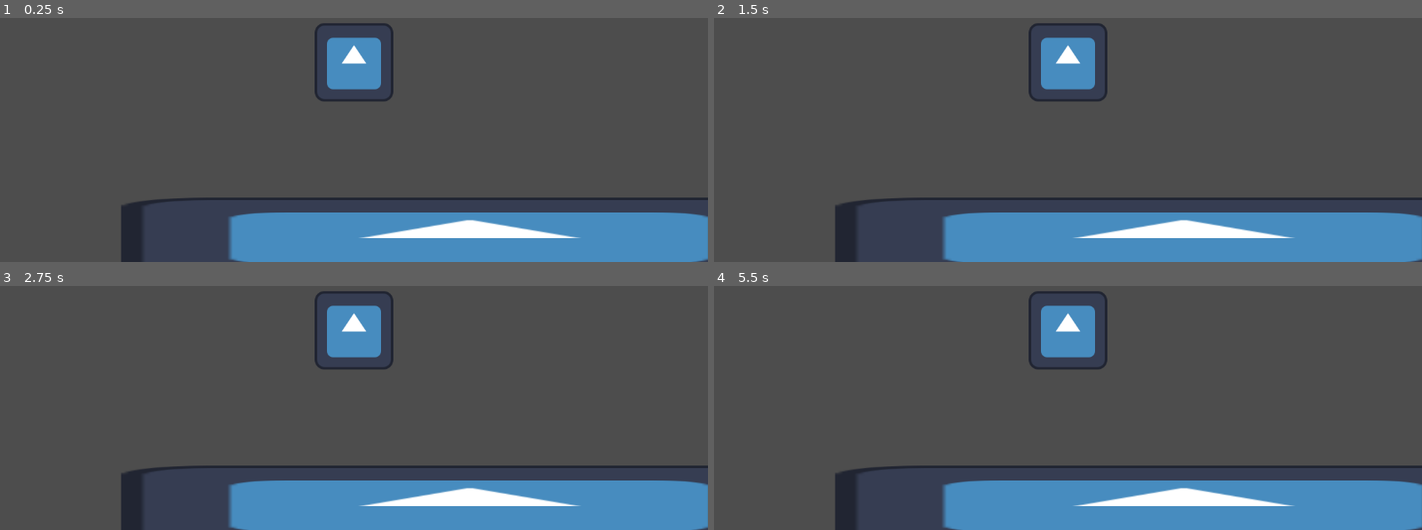
Above: before the commit, frames 1-4 (two rows, left to right).
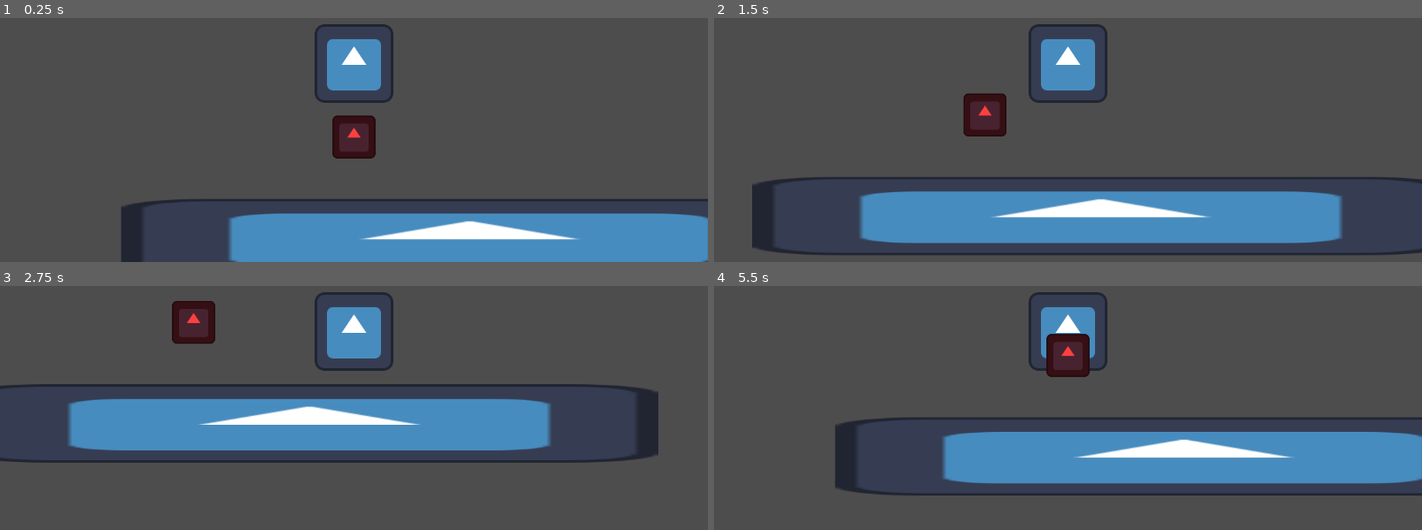
Above: after the commit, the same moments.

Repository: cadiguni/ki-adventure
Game: Godot game, scene res://scenes/main.tscn
Two runs of this game, one before a commit and one after it. Both use one fixed random seed, a clock stepped at 60 frames per second and the inputs below. The engine's default icon, where the game draws it, is replaced by a stand-in: a white triangle on a blue panel in a dark square.
Inputs:
- Up to frame 1 (0.25 s): no input
- Up to frame 2 (1.5 s): tap Enter at 0.5 s; hold Right (ui_right) 0.53-1.28 s; tap Z (attack) at 0.6, 1.35 s; hold Down (ui_down) from 1.28 s (still down)
- Up to frame 3 (2.75 s): release Down (ui_down) at 2.03 s; hold Right (ui_right) from 2.03 s (still down); tap Z (attack) at 2.1 s
- Up to frame 4 (5.5 s): release Right (ui_right) at 2.78 s; hold Up (ui_up) 2.78-3.53 s; tap Z (attack) every 0.75 s from 2.85 to 5.1 s; hold Left (ui_left) 3.53-5.03 s; hold Down (ui_down) from 5.03 s (still down)

The runs differ from the first frame. In frame 1, 3.1% of the frame differs, in the area x 18-100%, y 2-100%; in frame 2, 20%; in frame 3, 34%, in the area x 0-100%, y 2-100%; in frame 4, 30%.

Commit message:
feat: add basic enemy and player attack mechanics

Diff:
--- /dev/null
+++ b/scenes/enemies/basic_enemy.tscn
@@ -0,0 +1,18 @@
+[gd_scene load_steps=4 format=3]
+
+[ext_resource type="Script" path="res://scripts/enemies/basic_enemy.gd" id="1_enemy_script"]
+[ext_resource type="Texture2D" uid="uid://c0m2m3ht1x2a3" path="res://icon.svg" id="2_icon"]
+
+[sub_resource type="RectangleShape2D" id="RectangleShape2D_enemy"]
+size = Vector2(72, 72)
+
+[node name="BasicEnemy" type="Area2D"]
+script = ExtResource("1_enemy_script")
+
+[node name="Sprite2D" type="Sprite2D" parent="."]
+scale = Vector2(0.55, 0.55)
+modulate = Color(1, 0.25, 0.25, 1)
+texture = ExtResource("2_icon")
+
+[node name="CollisionShape2D" type="CollisionShape2D" parent="."]
+shape = SubResource("RectangleShape2D_enemy")
--- a/scenes/main.tscn
+++ b/scenes/main.tscn
@@ -2,6 +2,7 @@
 
 [ext_resource type="PackedScene" uid="uid://d2sf1ks3un5ha" path="res://scenes/player/Player.tscn" id="2_0wfyh"]
 [ext_resource type="Texture2D" uid="uid://c0m2m3ht1x2a3" path="res://icon.svg" id="2_epypp"]
+[ext_resource type="PackedScene" path="res://scenes/enemies/basic_enemy.tscn" id="3_enemy"]
 
 [sub_resource type="RectangleShape2D" id="RectangleShape2D_q6r6c"]
 size = Vector2(1125, 113.5)
@@ -20,4 +21,7 @@
 shape = SubResource("RectangleShape2D_q6r6c")
 
 [node name="Player" parent="." unique_id=1150915091 instance=ExtResource("2_0wfyh")]
-position = Vector2(30, 56)
+position = Vector2(384, 285)
+
+[node name="BasicEnemy" parent="." unique_id=1139103355 instance=ExtResource("3_enemy")]
+position = Vector2(384, 405)
--- a/scenes/player/Player.tscn
+++ b/scenes/player/Player.tscn
@@ -1,24 +1,30 @@
-[gd_scene format=3 uid="uid://d2sf1ks3un5ha"]
+[gd_scene load_steps=5 format=3 uid="uid://d2sf1ks3un5ha"]
 
-[ext_resource type="Script" uid="uid://bgywa1jh6w6lk" path="res://scenes/player/character_body_2d.gd" id="1_v6fml"]
+[ext_resource type="Script" path="res://scripts/player/player.gd" id="1_v6fml"]
 [ext_resource type="Texture2D" uid="uid://c0m2m3ht1x2a3" path="res://icon.svg" id="2_3li8b"]
 
 [sub_resource type="RectangleShape2D" id="RectangleShape2D_0hol4"]
 size = Vector2(126, 127)
 
+[sub_resource type="RectangleShape2D" id="RectangleShape2D_attack"]
+size = Vector2(80, 64)
+
 [node name="Node2D" type="Node2D" unique_id=1978040949]
 
 [node name="CharacterBody2D" type="CharacterBody2D" parent="." unique_id=1136498247]
-position = Vector2(212, 137)
 script = ExtResource("1_v6fml")
 
 [node name="AnimatedSprite2D" type="Sprite2D" parent="CharacterBody2D" unique_id=411851511]
-position = Vector2(142, 92)
 texture = ExtResource("2_3li8b")
 
 [node name="CollisionShape2D" type="CollisionShape2D" parent="CharacterBody2D" unique_id=1773088853]
-position = Vector2(142, 92)
 shape = SubResource("RectangleShape2D_0hol4")
 
 [node name="Camera2D" type="Camera2D" parent="CharacterBody2D" unique_id=1287809078]
-position = Vector2(142, 94)
+
+[node name="AttackArea" type="Area2D" parent="CharacterBody2D"]
+monitoring = false
+
+[node name="CollisionShape2D" type="CollisionShape2D" parent="CharacterBody2D/AttackArea"]
+shape = SubResource("RectangleShape2D_attack")
+disabled = true
--- a/scenes/player/character_body_2d.gd
+++ /dev/null
@@ -1,14 +0,0 @@
-extends CharacterBody2D
-
-@export var speed: float = 180.0
-
-func _physics_process(delta):
-	var direction = Vector2.ZERO
-
-	direction.x = Input.get_action_strength("move_right") - Input.get_action_strength("move_left")
-	direction.y = Input.get_action_strength("move_down") - Input.get_action_strength("move_up")
-
-	direction = direction.normalized()
-
-	velocity = direction * speed
-	move_and_slide()
--- /dev/null
+++ b/scripts/enemies/basic_enemy.gd
@@ -0,0 +1,17 @@
+extends Area2D
+
+@export var max_health: int = 3
+
+var health: int
+
+
+func _ready() -> void:
+	health = max_health
+
+
+func take_damage(amount: int) -> void:
+	health -= amount
+
+	# Remove o inimigo da cena quando a vida acaba.
+	if health <= 0:
+		queue_free()
--- /dev/null
+++ b/scripts/player/player.gd
@@ -0,0 +1,55 @@
+extends CharacterBody2D
+
+@export var speed: float = 180.0
+@export var attack_damage: int = 1
+@export var attack_time: float = 0.12
+@export var attack_distance: float = 96.0
+
+@onready var attack_area: Area2D = $AttackArea
+@onready var attack_shape: CollisionShape2D = $AttackArea/CollisionShape2D
+
+var last_direction: Vector2 = Vector2.DOWN
+var is_attacking: bool = false
+
+
+func _ready() -> void:
+	attack_area.monitoring = false
+	attack_shape.disabled = true
+
+
+func _physics_process(_delta: float) -> void:
+	# Usa as acoes padrao do Godot para movimento em quatro direcoes.
+	var direction := Input.get_vector("ui_left", "ui_right", "ui_up", "ui_down")
+
+	if direction != Vector2.ZERO:
+		last_direction = direction.normalized()
+
+	velocity = direction * speed
+	move_and_slide()
+
+	if Input.is_action_just_pressed("attack"):
+		attack()
+
+
+func attack() -> void:
+	if is_attacking:
+		return
+
+	is_attacking = true
+	# Move a area de ataque para a ultima direcao em que o jogador andou.
+	attack_area.position = last_direction * attack_distance
+	attack_area.monitoring = true
+	attack_shape.disabled = false
+
+	await get_tree().physics_frame
+
+	# Qualquer Area2D com take_damage pode receber dano deste ataque.
+	for area in attack_area.get_overlapping_areas():
+		if area.has_method("take_damage"):
+			area.take_damage(attack_damage)
+
+	await get_tree().create_timer(attack_time).timeout
+
+	attack_area.monitoring = false
+	attack_shape.disabled = true
+	is_attacking = false
Not shown, removed: scenes/player/character_body_2d.gd.uid
Not shown, added: scripts/enemies/basic_enemy.gd.uid
Not shown, added: scripts/player/player.gd.uid
